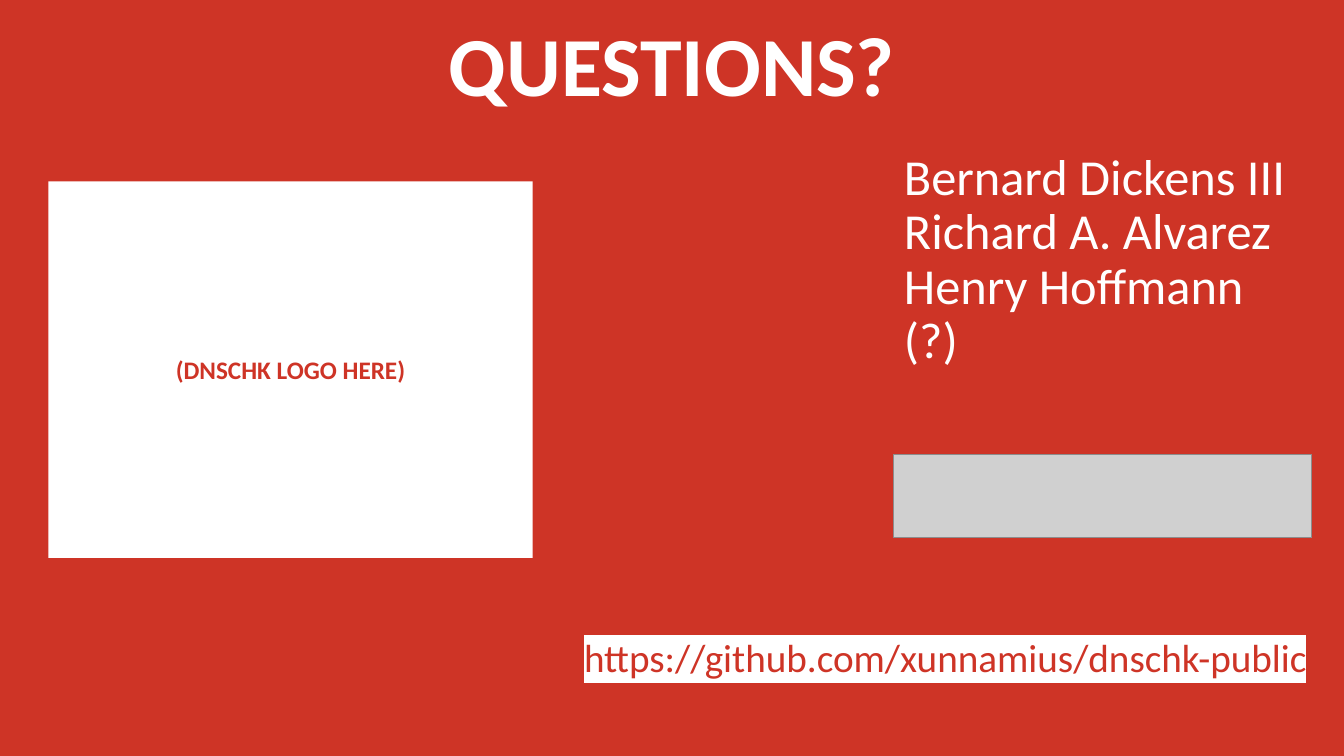
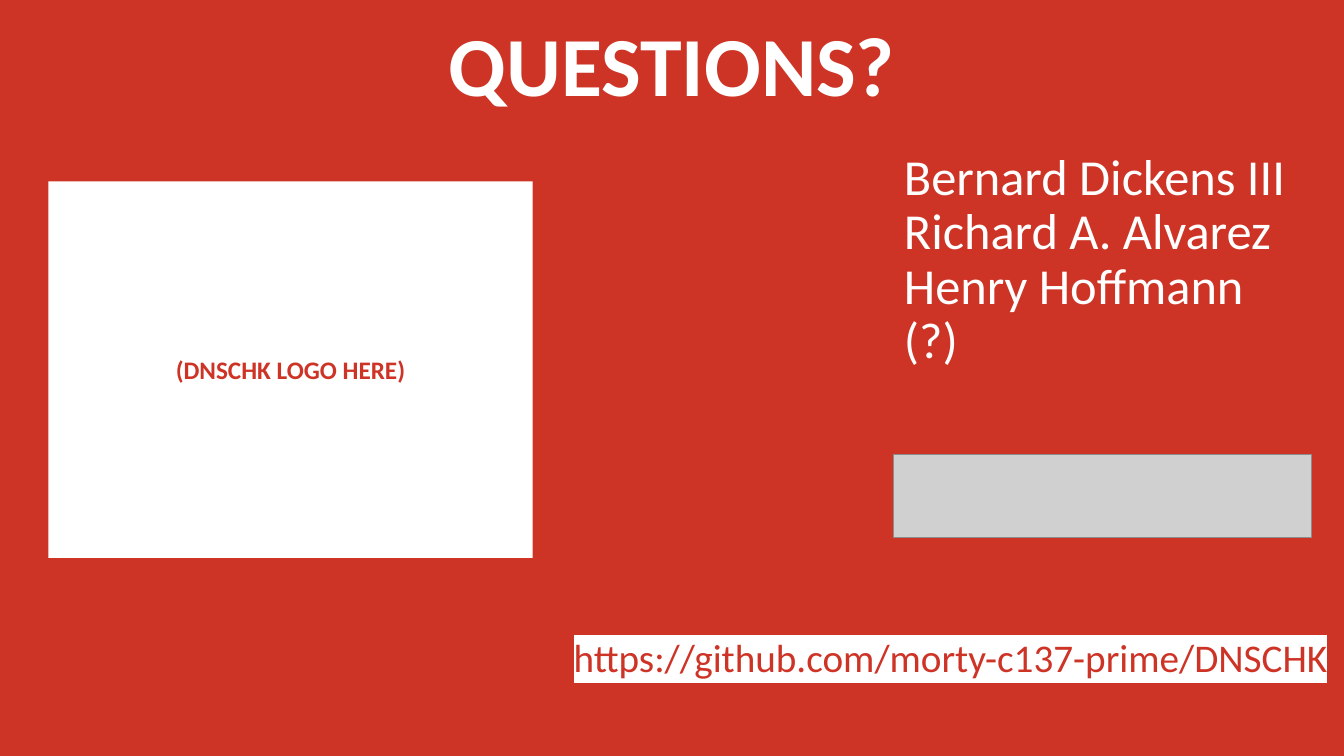
Before and after one commit to Xunnamius/haschk, a slide deck: slide 30 of docs/dnschk-initial.pptx. Drawn at 1344x756 pixels with LibreOffice and Linux fonts; fonts in the diff are those of the drawing; grey boxes stand for pictures. Boxes give left, top, right and bottom in pixels: in the first picture for what was removed or moved away, otherwise in the second. Text is boxed around its words. In the diff, an @@ line names an element or a change of style, - is before the commit and + after.

Commit message:
updates

```diff
--- a/docs/dnschk-initial.pptx
+++ b/docs/dnschk-initial.pptx
@@ text at [574, 639, 1328, 682]: text changed @@
-https://github.com/xunnamius/dnschk-public
+https://github.com/morty-c137-prime/DNSCHK
```
